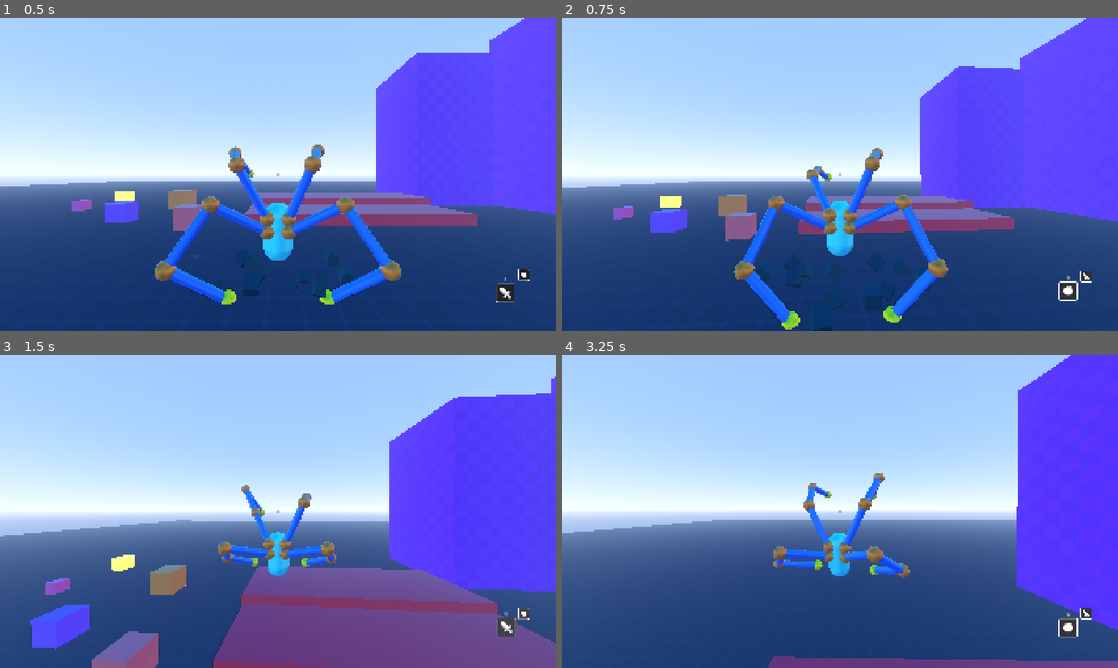
Above: before the commit, frames 1-4 (two rows, left to right).
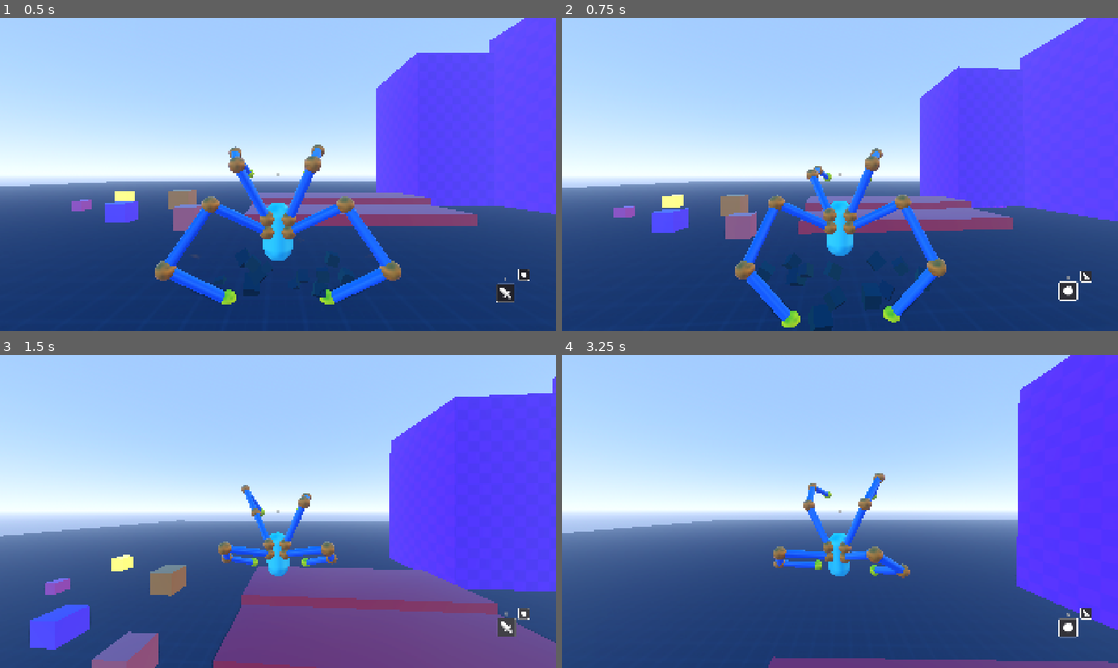
Above: after the commit, the same moments.

Repository: lliamsymonds04/doc-oc
Game: Godot game, scene res://main.tscn
The game is run twice, just before and just after one commit, with the same random seed, the same clock (stepped at 60 frames per second) and the same inputs.
Inputs (mouse positions are in pixels of both pictures, inside the frame that each line leads up to):
- Up to frame 1 (0.5 s): no input
- Up to frame 2 (0.75 s): move the mouse to (867, 174) at 0.52 s; hold W (forward) from 0.53 s (still down); hold R (mode-switch) from 0.53 s (still down); click (867, 174) at 0.6 s
- Up to frame 3 (1.5 s): keep holding W (forward); tap Space (jump) at 0.77 s; move the mouse to (250, 511) at 1.27 s; release R (mode-switch) at 1.28 s; tap R (mode-switch) at 1.35 s
- Up to frame 4 (3.25 s): keep holding W (forward); tap Space (jump) at 1.52, 3.02 s; right-click (812, 511) at 1.55 s; move the mouse to (851, 505) at 2.02 s; right-click (851, 505) at 2.1 s; click (851, 505) at 2.3 s; move the mouse to (834, 517) at 2.77 s; click (834, 517) at 2.85 s; tap R (mode-switch) at 3.05 s

Frame 1 is identical in both runs. In frame 2, 0.7% of the frame differs, in the area x 9-83%, y 15-100%; in frame 3, 0.3%; in frame 4, 0.2%.

Commit message:
feat: crosshairs change based on modes

Diff:
--- a/main.tscn
+++ b/main.tscn
@@ -230,3 +230,5 @@
 metadata/_custom_type_script = "uid://bdtssx7vpj7jn"
 
 [connection signal="mode_changed" from="Player" to="Hud" method="_on_mode_changed"]
+[connection signal="attack_hit" from="Player" to="Hud" method="_on_attack_hit"]
+[connection signal="grabbing_changed" from="Player" to="Hud" method="_on_grabbing_changed"]
--- a/systems/player/config/player_grab_config.gd
+++ b/systems/player/config/player_grab_config.gd
@@ -4,9 +4,13 @@
 @export_group("Audio")
 @export var grab_sound: AudioStream = preload("res://assets/audio/throw_robot_punch.ogg")
 
+@export_group("Mode Switch")
+@export var mode_switch_fov_kick: float = -0.5
+
 @export_group("Grab")
 @export var grab_debounce: float = 0.5
 @export var grab_cast_range: float = 15.0
+@export var grab_fov_kick: float = 1.0  # FOV widen when a grab punch launches
 
 @export_group("Hold")
 @export var HOLD_OFFSET := Vector3(0.6, 1.2, -0.8)
--- a/systems/player/player_attack_controller.gd
+++ b/systems/player/player_attack_controller.gd
@@ -70,6 +70,7 @@
 
 	var is_enemy_hit: bool = collider is EnemyController or collider.is_in_group("enemy_corpse")
 	if is_enemy_hit:
+		player.attack_hit.emit(hit, normal, collider)
 		_hit_audio_player.stream = player.attack_config.enemy_hit_sound
 	else:
 		_hit_audio_player.stream = player.attack_config.surface_hit_sound
--- a/systems/player/player_controller.gd
+++ b/systems/player/player_controller.gd
@@ -35,6 +35,13 @@
 
 ## the hud listens to this; wiring lives in main.tscn
 signal mode_changed(mode: Mode)
+
+## the hud listens to this; wiring lives in main.tscn
+signal attack_hit(hit_point: Vector3, normal: Vector3, collider: Object)
+
+## the hud listens to this; wiring lives in main.tscn.
+## emitted on the 0 <-> any grab transition, so it stays true while any arm holds
+signal grabbing_changed(active: bool)
 
 var _states: Dictionary = {}
 var _current: PlayerState
@@ -135,6 +142,7 @@
 	if _mode != Mode.GRAB:
 		grab_controller.release_all()
 	mode_changed.emit(_mode)
+	camera_controller.kick_fov(grab.mode_switch_fov_kick)
 
 func is_wall_climbing() -> bool:
 	return _current is WallClimbState
--- a/systems/player/player_grab_controller.gd
+++ b/systems/player/player_grab_controller.gd
@@ -48,6 +48,7 @@
 	mount.arm.start_punch(target, ~player.collision_layer)
 	AudioUtil.play_with_pitch(_grab_audio_player)
 	last_attack_time = now
+	player.camera_controller.kick_fov(config.grab_fov_kick)
 
 func release_grab(side_dir: int) -> void:
 	_release_mount(_get_mount_for_side(side_dir))
@@ -95,6 +96,9 @@
 	# air keeps the floor off so dangling arms match AirState.enter
 	mount.set_apply_floor(not player.is_airborne())
 
+	if grabs.is_empty():
+		player.grabbing_changed.emit(false)
+
 ## Tumble the released body around the lateral axis of its release velocity;
 ## spin rate scales with release speed.
 func _apply_release_spin(body: RigidBody3D) -> void:
@@ -241,7 +245,7 @@
 
 ## grab_offsets values are body-local; physics_update does body.to_global(offset).
 func _register_grab(mount: ArmMount, body: RigidBody3D, hit_pos: Vector3) -> void:
-	# hit_pos is a real body surface contact, not the hold anchor
+	var was_empty := grabs.is_empty()
 	grab_offsets[mount] = body.to_local(hit_pos)
 	hold_offsets[mount] = _default_hold_offset(mount)
 	# first grab on a body fixes its held orientation; a second arm keeps that lock
@@ -252,6 +256,9 @@
 	grabs[mount] = body
 	# pole off for the hold: the elbow keeps its bend plane instead of being re-aimed
 	mount.set_apply_pole(false)
+
+	if was_empty:
+		player.grabbing_changed.emit(true)
 
 
 func arm_hit_detected(hit: Vector3, _normal: Vector3, collider: Object, mount: ArmMount) -> void:
--- a/ui/hud/crosshair.tscn
+++ b/ui/hud/crosshair.tscn
@@ -1,6 +1,10 @@
 [gd_scene format=3 uid="uid://d07l4xvcqt7ft"]
 
-[ext_resource type="Texture2D" uid="uid://bhmu4csbp3wdp" path="res://assets/ui/crosshair-000.png" id="1_1gxxw"]
+[ext_resource type="Texture2D" uid="uid://bhmu4csbp3wdp" path="res://assets/ui/cursors/crosshair-000.png" id="1_1gxxw"]
+[ext_resource type="Texture2D" uid="uid://snmh2yg1f7qv" path="res://assets/ui/cursors/crosshair-172.png" id="1_3th6j"]
+[ext_resource type="Script" uid="uid://x5fkedyjeplg" path="res://ui/hud/crosshair_controller.gd" id="1_pr88r"]
+[ext_resource type="Texture2D" uid="uid://dq00ak3votmgn" path="res://assets/ui/cursors/crosshair-148.png" id="3_8hujb"]
+[ext_resource type="Texture2D" uid="uid://blg0245eyro38" path="res://assets/ui/cursors/crosshair-005.png" id="5_fp0yb"]
 
 [node name="Crosshair" type="Control" unique_id=682692616]
 layout_mode = 3
@@ -11,8 +15,9 @@
 grow_vertical = 2
 size_flags_horizontal = 6
 size_flags_vertical = 6
+script = ExtResource("1_pr88r")
 
-[node name="TextureRect" type="TextureRect" parent="." unique_id=933732587]
+[node name="Dot" type="TextureRect" parent="." unique_id=933732587]
 layout_mode = 1
 anchors_preset = 8
 anchor_left = 0.5
@@ -26,3 +31,51 @@
 grow_horizontal = 2
 grow_vertical = 2
 texture = ExtResource("1_1gxxw")
+
+[node name="Circle" type="TextureRect" parent="." unique_id=264147382]
+visible = false
+layout_mode = 1
+anchors_preset = 8
+anchor_left = 0.5
+anchor_top = 0.5
+anchor_right = 0.5
+anchor_bottom = 0.5
+offset_left = -20.0
+offset_top = -20.0
+offset_right = 20.0
+offset_bottom = 20.0
+grow_horizontal = 2
+grow_vertical = 2
+texture = ExtResource("1_3th6j")
+
+[node name="Hit" type="TextureRect" parent="." unique_id=56239004]
+visible = false
+layout_mode = 1
+anchors_preset = 8
+anchor_left = 0.5
+anchor_top = 0.5
+anchor_right = 0.5
+anchor_bottom = 0.5
+offset_left = -37.0
+offset_top = -37.0
+offset_right = 37.0
+offset_bottom = 37.0
+grow_horizontal = 2
+grow_vertical = 2
+texture = ExtResource("3_8hujb")
+
+[node name="Hold" type="TextureRect" parent="." unique_id=2108450550]
+visible = false
+layout_mode = 1
+anchors_preset = 8
+anchor_left = 0.5
+anchor_top = 0.5
+anchor_right = 0.5
+anchor_bottom = 0.5
+offset_left = -37.0
+offset_top = -37.0
+offset_right = 37.0
+offset_bottom = 37.0
+grow_horizontal = 2
+grow_vertical = 2
+texture = ExtResource("5_fp0yb")
--- /dev/null
+++ b/ui/hud/crosshair_controller.gd
@@ -0,0 +1,52 @@
+extends Control
+class_name CrosshairController
+
+enum Mode {
+	ATTACK,
+	GRAB,
+	HOLD
+}
+
+@export var hit_display_time: float = 0.2
+
+@onready var dot: TextureRect = $Dot
+@onready var circle: TextureRect = $Circle
+@onready var hit: TextureRect = $Hit
+@onready var hold: TextureRect = $Hold
+
+var mode_crosshairs: Dictionary[Mode, TextureRect] = {}
+
+var mode: Mode = Mode.ATTACK
+var hit_timer: float = 0.0
+
+func _ready() -> void:
+	mode_crosshairs = {
+		Mode.ATTACK: dot,
+		Mode.GRAB: circle,
+		Mode.HOLD: hold,
+	}
+	update_crosshair()
+
+func set_mode(new_mode: Mode) -> void:
+	mode = new_mode
+	update_crosshair()
+
+func set_hold(active: bool) -> void:
+	## While anything is held, HOLD wins;
+	mode = Mode.HOLD if active else Mode.GRAB
+	update_crosshair()
+
+func flash_hit() -> void:
+	hit_timer = hit_display_time
+	update_crosshair()
+
+func _process(delta: float) -> void:
+	if hit_timer > 0.0:
+		hit_timer -= delta
+		if hit_timer <= 0.0:
+			update_crosshair()
+
+func update_crosshair() -> void:
+	var crosshair: TextureRect = hit if hit_timer > 0.0 else mode_crosshairs[mode]
+	for other_crosshair: TextureRect in [dot, circle, hit, hold]:
+		other_crosshair.visible = other_crosshair == crosshair
--- a/ui/hud/hud.gd
+++ b/ui/hud/hud.gd
@@ -2,6 +2,18 @@
 class_name Hud
 
 @onready var mode_handler: ModeHandler = $ModeButtons
+@onready var crosshair_controller: CrosshairController = $Crosshair
 
 func _on_mode_changed(new_mode: PlayerController.Mode) -> void:
 	mode_handler.display_mode(new_mode)
+	match new_mode:
+		PlayerController.Mode.ATTACK:
+			crosshair_controller.set_mode(CrosshairController.Mode.ATTACK)
+		PlayerController.Mode.GRAB:
+			crosshair_controller.set_mode(CrosshairController.Mode.GRAB)
+
+func _on_attack_hit(_hit_point: Vector3, _normal: Vector3, _collider: Object) -> void:
+	crosshair_controller.flash_hit()
+
+func _on_grabbing_changed(active: bool) -> void:
+	crosshair_controller.set_hold(active)
Renamed: assets/ui/crosshair-000.png -> assets/ui/cursors/crosshair-000.png
Not shown, added: assets/ui/cursors/crosshair-000.png.import
Binary file added: assets/ui/cursors/crosshair-005.png
Not shown, added: assets/ui/cursors/crosshair-005.png.import
Binary file added: assets/ui/cursors/crosshair-148.png
Not shown, changed: assets/ui/cursors/crosshair-148.png.import
Binary file added: assets/ui/cursors/crosshair-172.png
Not shown, added: assets/ui/cursors/crosshair-172.png.import
Not shown, added: ui/hud/crosshair_controller.gd.uid
